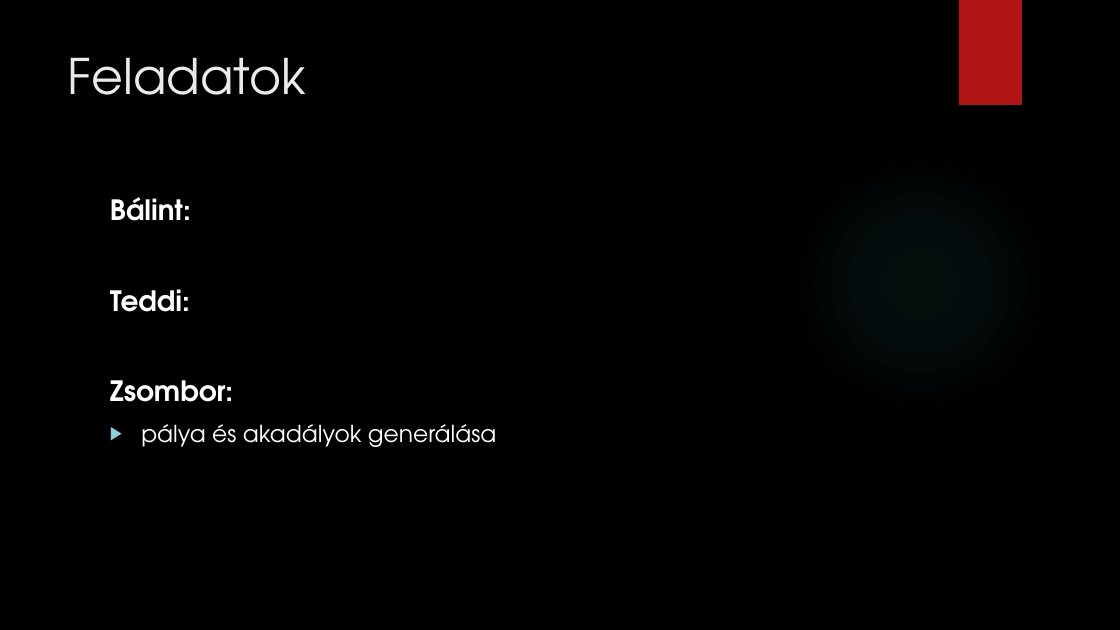
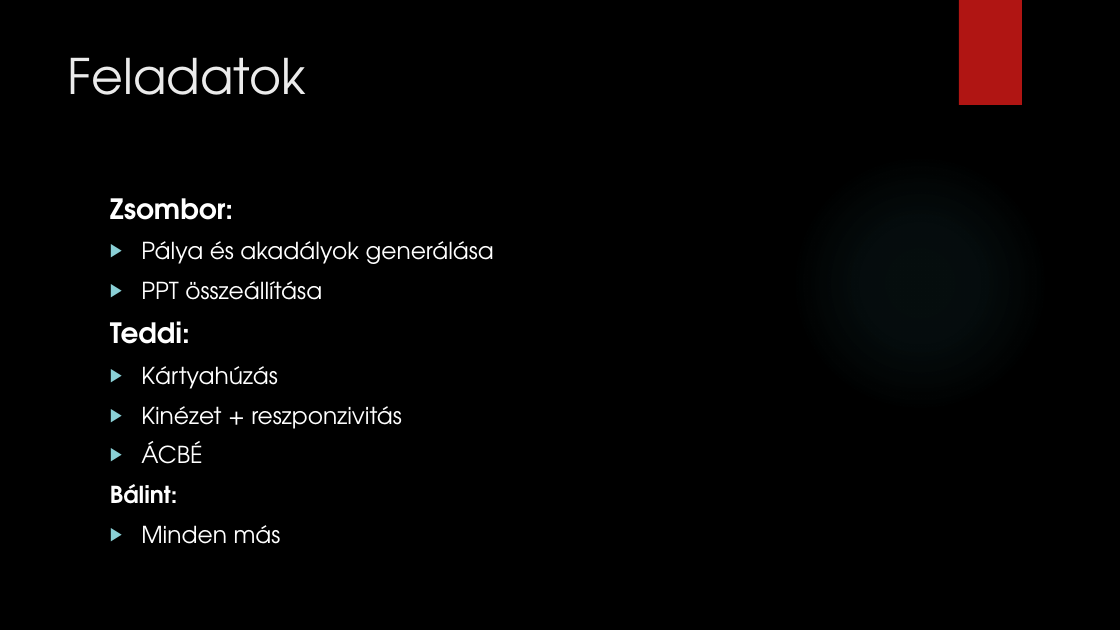
Before and after one commit to Balint837/Fantasy-Tetris-Game, a slide deck: slide 6 of FantasyTetrisGame.pptx. Drawn at 1120x630 pixels with LibreOffice and Linux fonts; fonts in the diff are those of the drawing; background and template pictures are left out. Boxes give left, top, right and bottom in pixels: in the first picture for what was removed or moved away, otherwise in the second. Text is boxed around its words. In the diff, an @@ line names an element or a change of style, - is before the commit and + after.

```diff
--- a/FantasyTetrisGame.pptx
+++ b/FantasyTetrisGame.pptx
@@ text at (x1=110, y1=198, x2=494, y2=464): paragraphs added @@
+Zsombor:
+▶ Pálya és akadályok generálása
+▶ PPT összeállítása
+Teddi:
+▶ Kártyahúzás
+▶ Kinézet + reszponzivitás
+▶ ÁCBÉ
@@ text at (x1=110, y1=484, x2=178, y2=504): size 24 to 20 pt in "Bálint:" @@
@@ text at (x1=141, y1=525, x2=281, y2=544): text changed @@
-Teddi:
-Zsombor:
-▶ pálya és akadályok generálása
+▶ Minden más
```
Also in this commit, not shown: 3 other slides changed, 4 other files.
